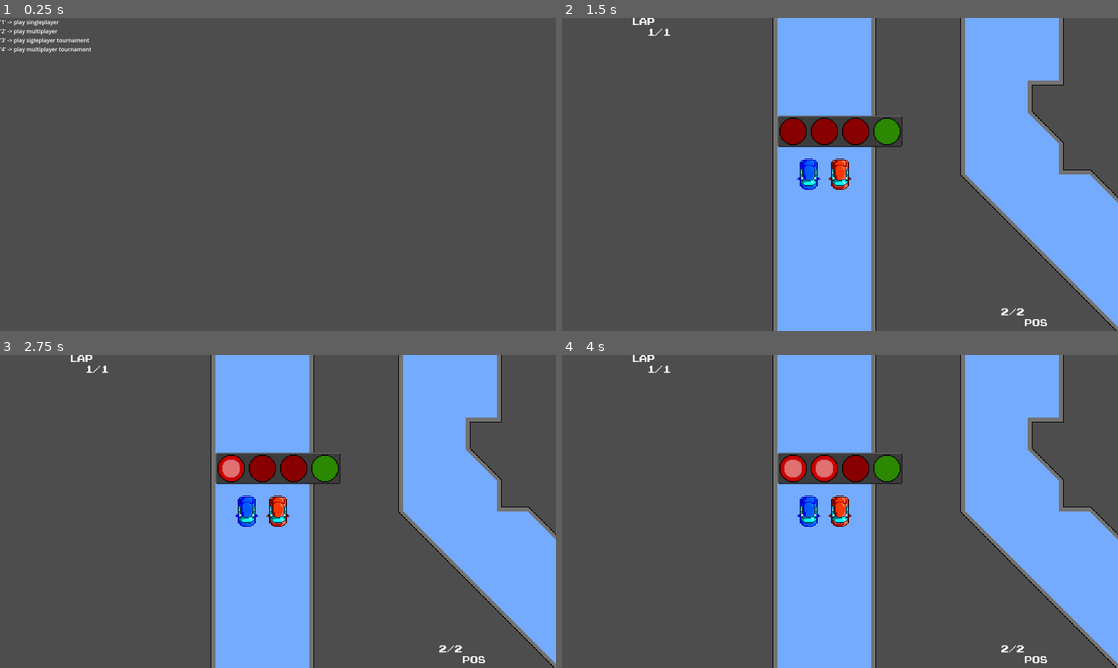
Above: before the commit, frames 1-4 (two rows, left to right).
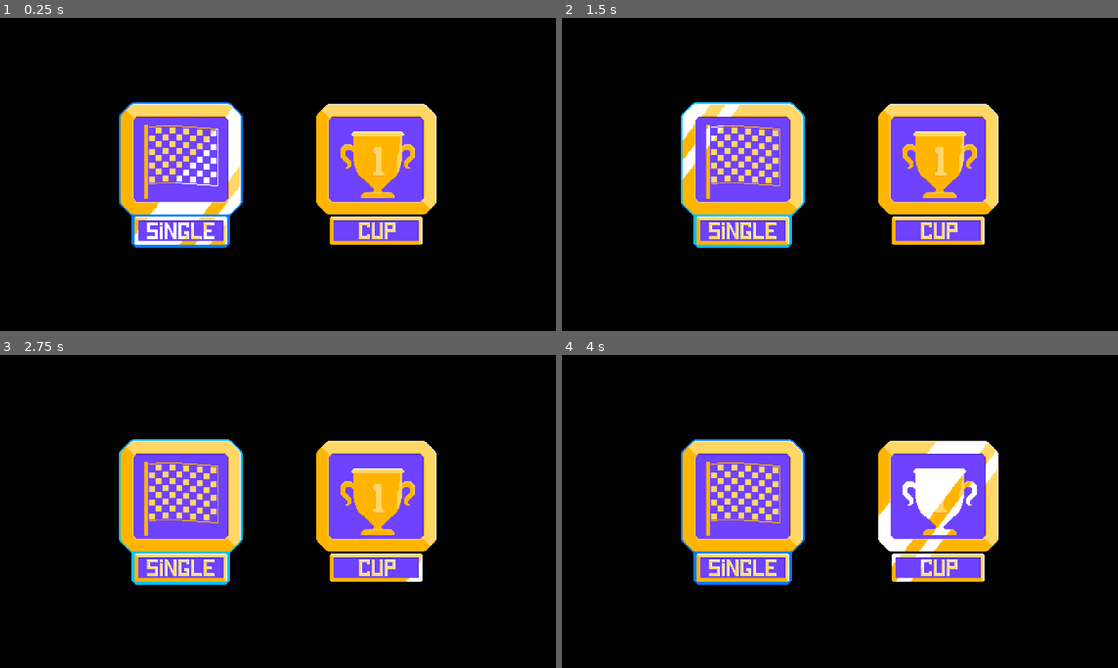
Above: after the commit, the same moments.

Repository: abam-iksde/piiws-sem2
Game: Godot game, scene res://scenes/scenes/temp_menu.tscn
Two runs of this game, one before a commit and one after it. Both use one fixed random seed, a clock stepped at 60 frames per second and the inputs below.
Inputs:
- Up to frame 1 (0.25 s): no input
- Up to frame 2 (1.5 s): tap Enter (ui_accept) at 0.5, 0.77 s; hold 1 0.53-1.28 s; tap 2 at 0.8, 1.35 s
- Up to frame 3 (2.75 s): tap Enter (ui_accept) at 1.52 s; tap 3 at 1.55 s; hold 3 from 2.03 s (still down); tap 4 at 2.3 s
- Up to frame 4 (4 s): release 3 at 2.78 s; tap 4 at 2.85 s; tap Enter (ui_accept) at 3.02, 3.77 s; tap 1 at 3.05 s; hold 1 from 3.53 s (still down); tap 2 at 3.8 s

The runs differ from the first frame. In frame 1, 100% of the frame differs, in the area x 0-100%, y 0-100%; in frame 2, 100%; in frame 3, 100%; in frame 4, 100%.

Commit message:
Add single/tournament selection

Diff:
--- a/scenes/scenes/temp_menu.tscn
+++ b/scenes/scenes/temp_menu.tscn
@@ -1,7 +1,31 @@
-[gd_scene load_steps=2 format=3 uid="uid://chnrt6rgmqwnw"]
+[gd_scene load_steps=13 format=3 uid="uid://chnrt6rgmqwnw"]
+
+[ext_resource type="Script" path="res://scripts/ui/ui.gd" id="1_332bi"]
+[ext_resource type="Texture2D" uid="uid://cok2lg1koy8ky" path="res://textures/menu/option_background.png" id="2_283xx"]
+[ext_resource type="Shader" path="res://shaders/selection.gdshader" id="3_4fdyq"]
+[ext_resource type="Texture2D" uid="uid://l8eowgux3adu" path="res://textures/menu/single_race.png" id="3_6l7k1"]
+[ext_resource type="Shader" path="res://shaders/shine.gdshader" id="3_wvtnb"]
+[ext_resource type="Texture2D" uid="uid://bdlfeh52mt3u8" path="res://textures/menu/option_selection.png" id="4_b44ro"]
+[ext_resource type="Texture2D" uid="uid://dpc6kup4etxel" path="res://textures/menu/tournament.png" id="4_om5kn"]
+[ext_resource type="Texture2D" uid="uid://cju2lnks5vp14" path="res://textures/menu/shine.png" id="4_v6nb8"]
 
 [sub_resource type="GDScript" id="GDScript_whrbl"]
 script/source = "extends Control
+
+enum Selection {
+  SINGLE_RACE,
+  TOURNAMENT,
+}
+
+var player_inputs = ['p1', 'p2']
+
+func any_player_just_pressed(action):
+  for player in player_inputs:
+    if Input.is_action_just_pressed(player + action):
+      return true
+  return false
+
+var selection = Selection.SINGLE_RACE
 
 var single_race = [
   'res://scenes/scenes/race.tscn',
@@ -46,15 +70,42 @@
   Tournament.start(test_tournament, two_player_settings)
 
 func _physics_process(delta):
-  if Input.is_key_pressed(KEY_1):
-    start_singleplayer()
-  elif Input.is_key_pressed(KEY_2):
-    start_multiplayer()
-  elif Input.is_key_pressed(KEY_3):
-    start_singleplayer_tournament()
-  elif Input.is_key_pressed(KEY_4):
-    start_multiplayer_tournament()
+  if any_player_just_pressed('_left'):
+    selection = Selection.SINGLE_RACE
+  elif any_player_just_pressed('_right'):
+    selection = Selection.TOURNAMENT
+
+  var accepted = any_player_just_pressed('_power_up')
+  match selection:
+    Selection.SINGLE_RACE:
+      $ui/single_selection.visible = true
+      $ui/tournament_selection.visible = false
+      if accepted:
+        start_singleplayer()
+    Selection.TOURNAMENT:
+      $ui/single_selection.visible = false
+      $ui/tournament_selection.visible = true
+      if accepted:
+        start_singleplayer_tournament()
+#  if Input.is_key_pressed(KEY_1):
+#    start_singleplayer()
+#  elif Input.is_key_pressed(KEY_2):
+#    start_multiplayer()
+#  elif Input.is_key_pressed(KEY_3):
+#    start_singleplayer_tournament()
+#  elif Input.is_key_pressed(KEY_4):
+#    start_multiplayer_tournament()
 "
+
+[sub_resource type="ShaderMaterial" id="ShaderMaterial_00v7d"]
+shader = ExtResource("3_4fdyq")
+
+[sub_resource type="ShaderMaterial" id="ShaderMaterial_it102"]
+shader = ExtResource("3_wvtnb")
+shader_parameter/shine_texture = ExtResource("4_v6nb8")
+
+[sub_resource type="ShaderMaterial" id="ShaderMaterial_4nce3"]
+shader = ExtResource("3_4fdyq")
 
 [node name="menu_lol" type="Control"]
 layout_mode = 3
@@ -66,6 +117,7 @@
 script = SubResource("GDScript_whrbl")
 
 [node name="Label" type="Label" parent="."]
+visible = false
 layout_mode = 0
 offset_right = 40.0
 offset_bottom = 23.0
@@ -74,3 +126,120 @@
 '3' -> play sigleplayer tournament
 '4' -> play multiplayer tournament
 "
+
+[node name="background" type="ColorRect" parent="."]
+layout_mode = 1
+anchors_preset = 15
+anchor_right = 1.0
+anchor_bottom = 1.0
+grow_horizontal = 2
+grow_vertical = 2
+color = Color(0, 0, 0, 1)
+
+[node name="ui" type="Control" parent="."]
+anchors_preset = 0
+offset_right = 426.0
+offset_bottom = 320.0
+script = ExtResource("1_332bi")
+
+[node name="single_background" type="TextureRect" parent="ui"]
+texture_filter = 1
+layout_mode = 1
+anchors_preset = 8
+anchor_left = 0.5
+anchor_top = 0.5
+anchor_right = 0.5
+anchor_bottom = 0.5
+offset_left = -161.5
+offset_top = -56.5
+offset_right = -38.5
+offset_bottom = 56.5
+grow_horizontal = 2
+grow_vertical = 2
+texture = ExtResource("2_283xx")
+
+[node name="single_selection" type="TextureRect" parent="ui"]
+visible = false
+texture_filter = 1
+material = SubResource("ShaderMaterial_00v7d")
+layout_mode = 1
+anchors_preset = 8
+anchor_left = 0.5
+anchor_top = 0.5
+anchor_right = 0.5
+anchor_bottom = 0.5
+offset_left = -161.5
+offset_top = -56.5
+offset_right = -38.5
+offset_bottom = 56.5
+grow_horizontal = 2
+grow_vertical = 2
+texture = ExtResource("4_b44ro")
+
+[node name="single_race" type="TextureRect" parent="ui"]
+texture_filter = 1
+material = SubResource("ShaderMaterial_it102")
+layout_mode = 1
+anchors_preset = 8
+anchor_left = 0.5
+anchor_top = 0.5
+anchor_right = 0.5
+anchor_bottom = 0.5
+offset_left = -161.5
+offset_top = -56.5
+offset_right = -38.5
+offset_bottom = 56.5
+grow_horizontal = 2
+grow_vertical = 2
+texture = ExtResource("3_6l7k1")
+
+[node name="tournament_background" type="TextureRect" parent="ui"]
+texture_filter = 1
+layout_mode = 1
+anchors_preset = 8
+anchor_left = 0.5
+anchor_top = 0.5
+anchor_right = 0.5
+anchor_bottom = 0.5
+offset_left = 38.5
+offset_top = -56.5
+offset_right = 161.5
+offset_bottom = 56.5
+grow_horizontal = 2
+grow_vertical = 2
+texture = ExtResource("2_283xx")
+
+[node name="tournament_selection" type="TextureRect" parent="ui"]
+visible = false
+texture_filter = 1
+material = SubResource("ShaderMaterial_4nce3")
+layout_mode = 1
+anchors_preset = 8
+anchor_left = 0.5
+anchor_top = 0.5
+anchor_right = 0.5
+anchor_bottom = 0.5
+offset_left = 38.5
+offset_top = -56.5
+offset_right = 161.5
+offset_bottom = 56.5
+grow_horizontal = 2
+grow_vertical = 2
+texture = ExtResource("4_b44ro")
+
+[node name="tournament" type="TextureRect" parent="ui"]
+texture_filter = 1
+material = SubResource("ShaderMaterial_it102")
+layout_mode = 1
+anchors_preset = 8
+anchor_left = 0.5
+anchor_top = 0.5
+anchor_right = 0.5
+anchor_bottom = 0.5
+offset_left = 38.5
+offset_top = -56.5
+offset_right = 161.5
+offset_bottom = 56.5
+grow_horizontal = 2
+grow_vertical = 2
+texture = ExtResource("4_om5kn")
--- /dev/null
+++ b/shaders/selection.gdshader
@@ -0,0 +1,15 @@
+shader_type canvas_item;
+
+const vec3[] colors = {
+  vec3(0.0, 0.0, 1.0),
+  vec3(0.0, 0.478, 1.0),
+  vec3(0.0, 0.749, 1.0),
+  vec3(0.565, 0.902, 1.0),
+  vec3(0.0, 0.749, 1.0),
+  vec3(0.0, 0.478, 1.0)
+};
+
+void fragment() {
+  if (texture(TEXTURE, UV).a < 0.5) discard;
+  COLOR = vec4(colors[int(TIME * 6.0) % 6], 1.0);
+}
--- /dev/null
+++ b/shaders/shine.gdshader
@@ -0,0 +1,15 @@
+shader_type canvas_item;
+
+uniform sampler2D shine_texture: filter_nearest, repeat_enable;
+
+void fragment() {
+  float shinePixel = texture(shine_texture, vec2(FRAGCOORD.x*SCREEN_PIXEL_SIZE.x + TIME, FRAGCOORD.y*SCREEN_PIXEL_SIZE.y)).a;
+	vec4 textureColor = texture(TEXTURE, UV);
+  if (textureColor.a < 0.5) discard;
+  if (shinePixel > 0.5) {
+    COLOR = vec4(1.0, 1.0, 1.0, 1.0);
+  }
+  else {
+    COLOR = textureColor;
+  }
+}
Binary file added: textures/menu/option_background.png
Not shown, added: textures/menu/option_background.png.import
Binary file added: textures/menu/option_selection.png
Not shown, added: textures/menu/option_selection.png.import
Binary file added: textures/menu/shine.png
Not shown, added: textures/menu/shine.png.import
Binary file added: textures/menu/single_race.png
Not shown, added: textures/menu/single_race.png.import
Binary file added: textures/menu/tournament.png
Not shown, added: textures/menu/tournament.png.import
